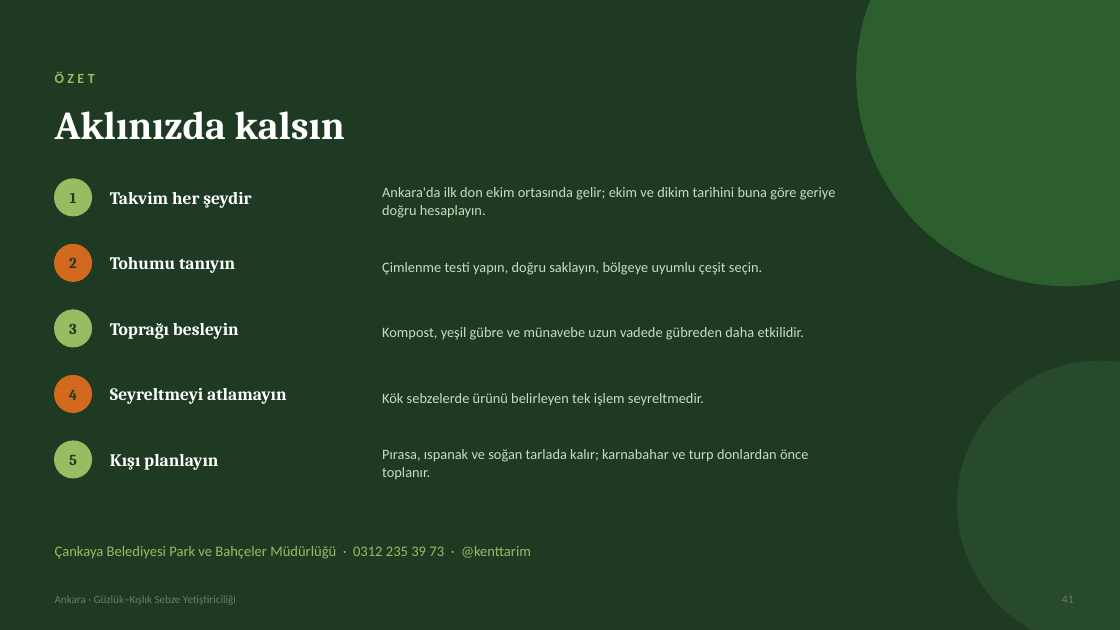
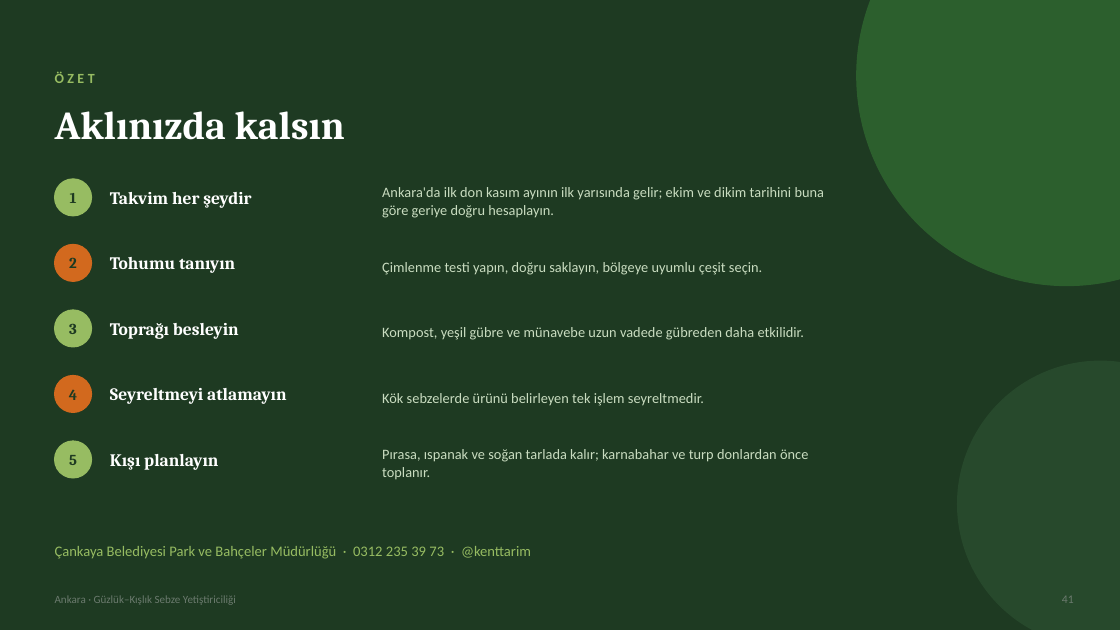
Before and after one commit to Hekim05/Guz-Rehberi-2026, a slide deck: slide 41 of Ankara_Guzluk_Kislik_Sebze_Yetistiriciligi.pptx. Drawn at 1120x630 pixels with LibreOffice and Linux fonts; fonts in the diff are those of the drawing. Boxes give left, top, right and bottom in pixels: in the first picture for what was removed or moved away, otherwise in the second. Text is boxed around its words. In the diff, an @@ line names an element or a change of style, - is before the commit and + after.

```diff
--- a/Ankara_Guzluk_Kislik_Sebze_Yetistiriciligi.pptx
+++ b/Ankara_Guzluk_Kislik_Sebze_Yetistiriciligi.pptx
@@ text at box(382, 187, 825, 218): text changed @@
-Ankara'da ilk don ekim ortasında gelir; ekim ve dikim tarihini buna göre geriye doğru hesaplayın.
+Ankara'da ilk don kasım ayının ilk yarısında gelir; ekim ve dikim tarihini buna göre geriye doğru hesaplayın.
```
Also in this commit, not shown: 1 other slide changed, 2 other files.
